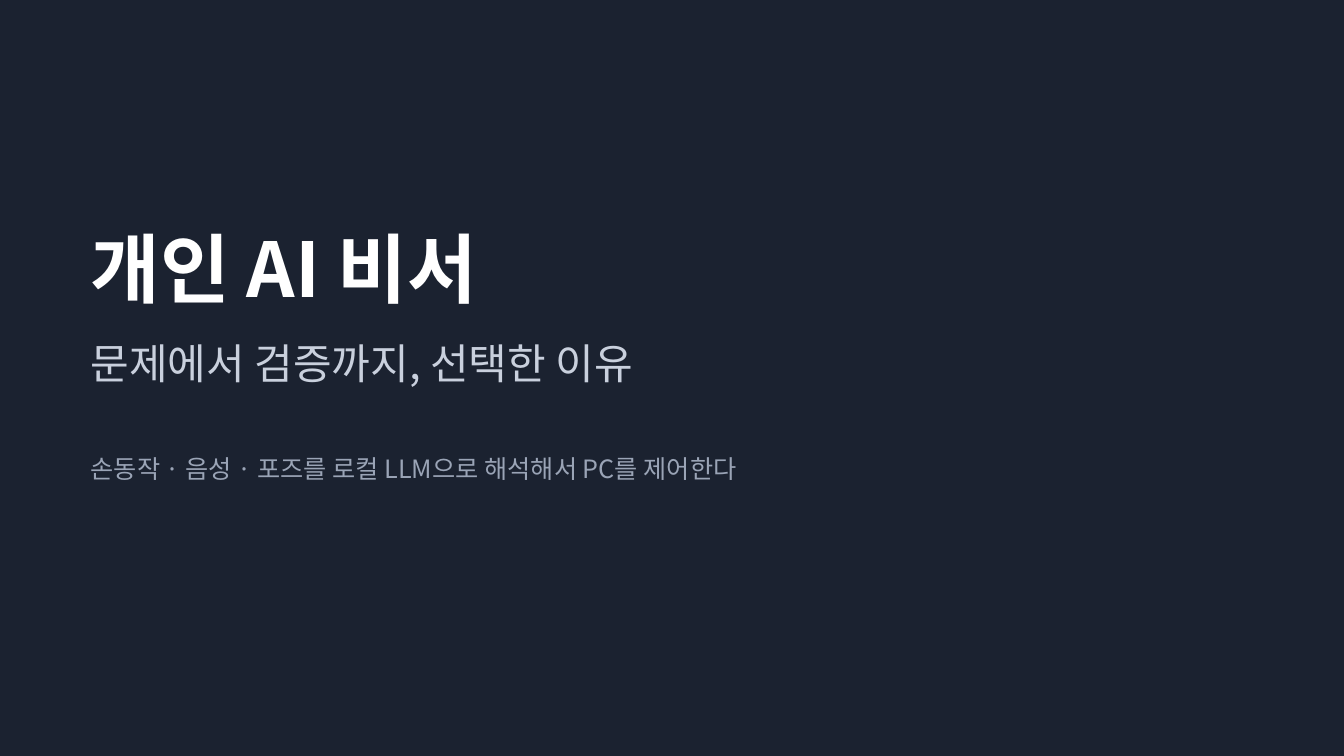
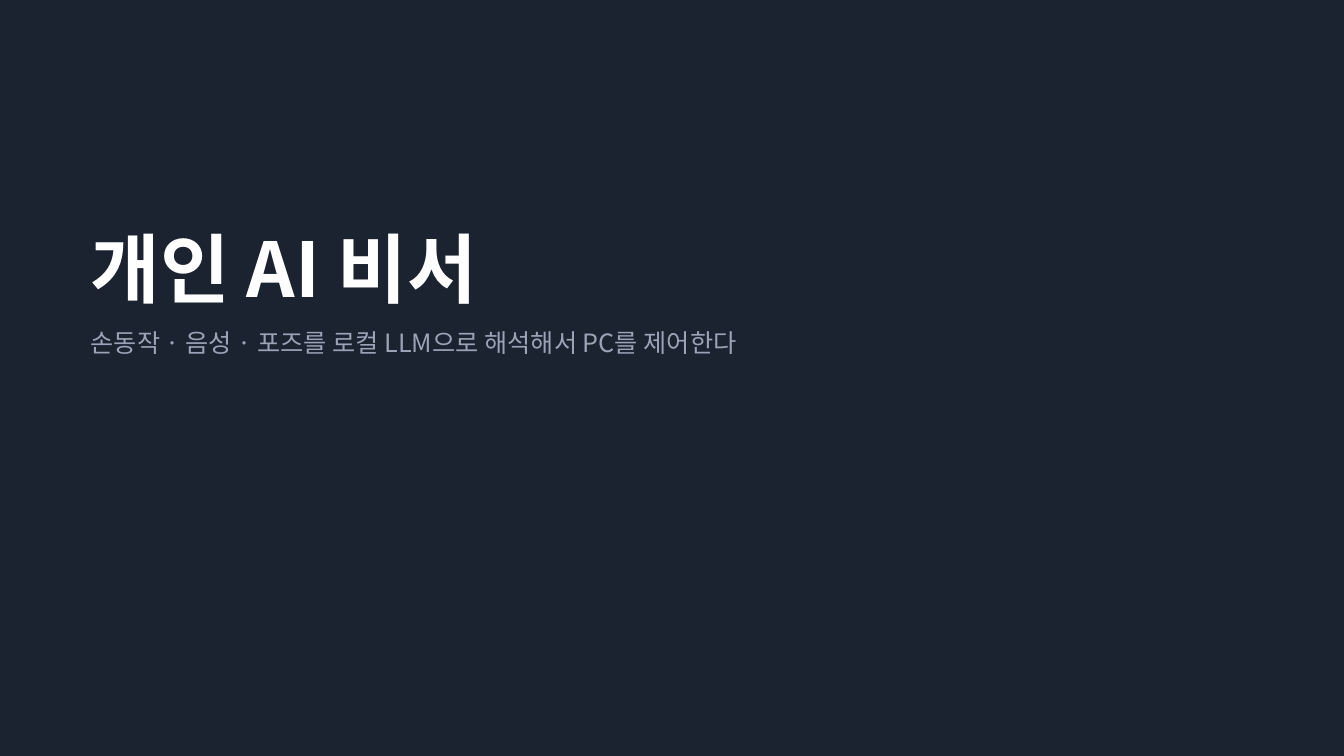
Before and after one commit to JungUH-0/JungPra, a slide deck: slide 1 of pythonpra/myproject/ppt/assistant_process.pptx. Drawn at 1344x756 pixels with LibreOffice and Linux fonts; fonts in the diff are those of the drawing. Boxes give left, top, right and bottom in pixels: in the first picture for what was removed or moved away, otherwise in the second. Text is boxed around its words. In the diff, an @@ line names an element or a change of style, - is before the commit and + after.

```diff
--- a/pythonpra/myproject/ppt/assistant_process.pptx
+++ b/pythonpra/myproject/ppt/assistant_process.pptx
@@ text "손동작 · 음성 · 포즈를 ...": place and size @@
-text "손동작 · 음성 · 포즈를 ..." at bbox=[91, 457, 737, 480]
+text "손동작 · 음성 · 포즈를 ..." at bbox=[91, 331, 737, 354]
@@ text removed at bbox=[91, 344, 633, 387] @@
-문제에서 검증까지, 선택한 이유
```
Also in this commit, not shown: 10 other slides changed, 1 slide added, 2 slides removed, 2 other files.
